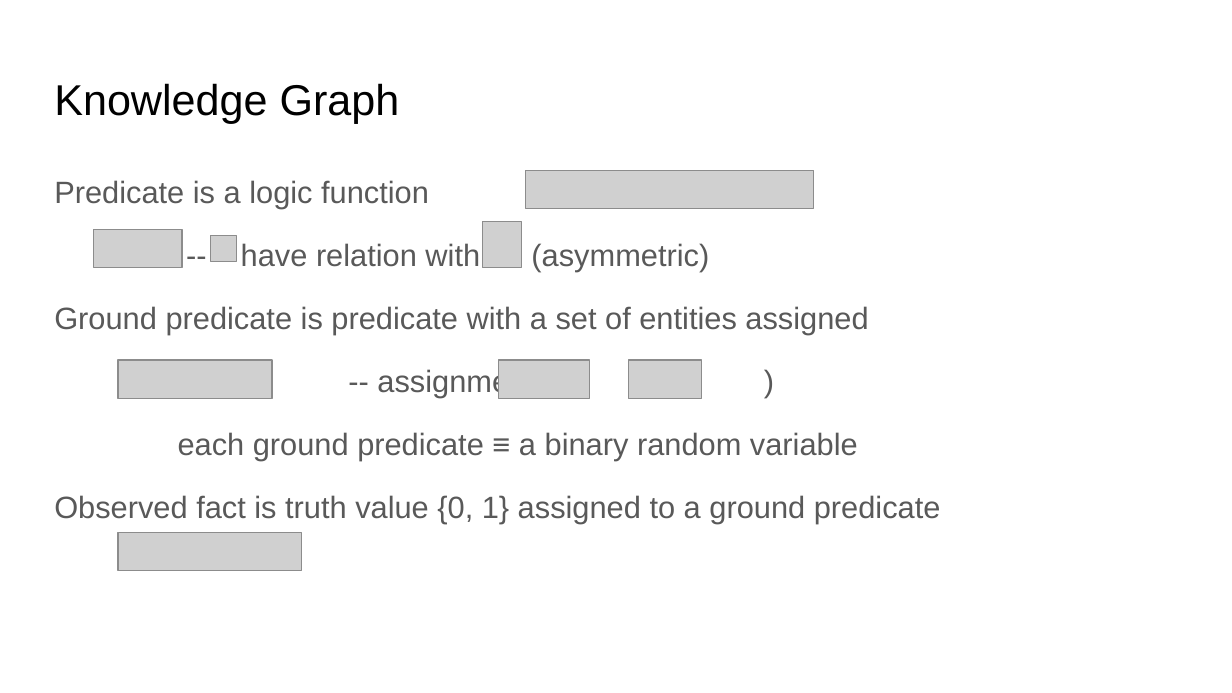
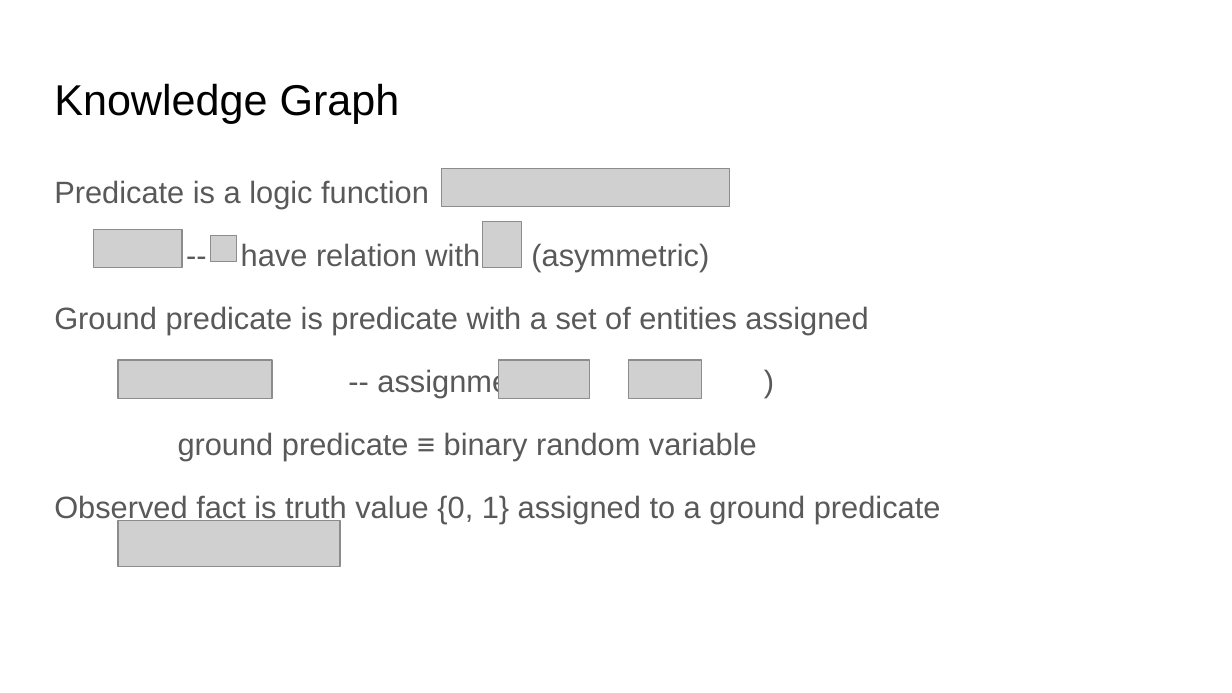
Before and after one commit to yichousun/Winter2021_CS249_GNN, a slide deck: slide 5 of Paper_Presentation/Knowledge_Graph/Efficient_Probabilistic_Logic_Reasoning_with_Graph_Neural_Networks/presentation/cs249 presentation.pptx (slide 4 before the commit). Drawn at 1232x693 pixels with LibreOffice and Linux fonts; fonts in the diff are those of the drawing; grey boxes stand for pictures. Boxes give left, top, right and bottom in pixels: in the first picture for what was removed or moved away, otherwise in the second. Text is boxed around its words. In the diff, an @@ line names an element or a change of style, - is before the commit and + after.

```diff
--- a/Paper_Presentation/Knowledge_Graph/Efficient_Probabilistic_Logic_Reasoning_with_Graph_Neural_Networks/presentation/cs249 presentation.pptx
+++ b/Paper_Presentation/Knowledge_Graph/Efficient_Probabilistic_Logic_Reasoning_with_Graph_Neural_Networks/presentation/cs249 presentation.pptx
@@ picture: place and size @@
-picture at [525, 170, 813, 208]
+picture at [441, 169, 729, 207]
@@ text at [178, 432, 757, 461]: text changed @@
-each ground predicate ≡ a binary random variable
+ground predicate ≡ binary random variable
@@ picture: place and size @@
-picture at [118, 532, 302, 570]
+picture at [118, 520, 340, 567]
```
Also in this commit, not shown: 17 other slides changed, 11 slides added, 4 slides removed, 1 other file.
